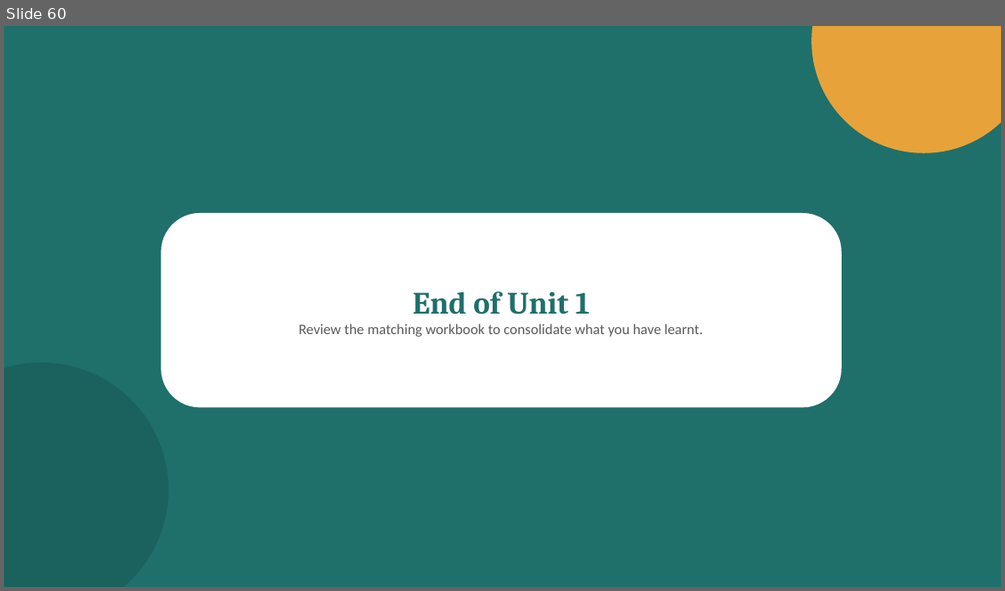
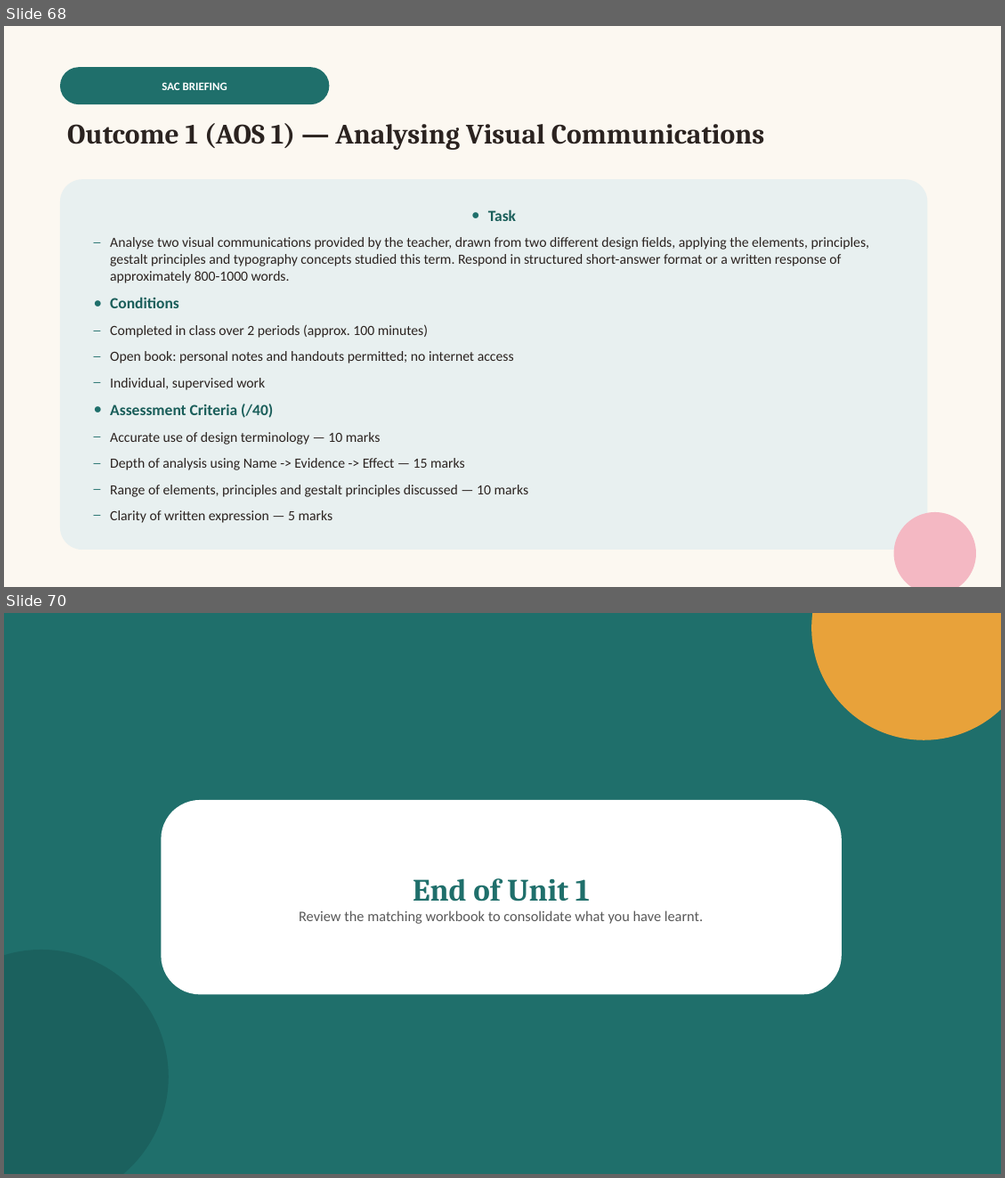
Before and after one commit to melodywyc0710/chuck, a slide deck: teaching-materials/vcd-vce/powerpoint/Unit1-Finding-Design-Solutions.pptx. Shown one above the other, each under a label of ours: slide 60 before the commit, slides 68 and 70 after it; the slides between them are not shown. The pictures are 1005x591 and 1005x1178 pixels, drawn with LibreOffice and Linux fonts; fonts in the diff are those of the drawing. Boxes give left, top, right and bottom in pixels: in the first picture for what was removed or moved away, otherwise in the second. Text is boxed around its words. In the diff, an @@ line names an element or a change of style, - is before the commit and + after.

```diff
--- a/teaching-materials/vcd-vce/powerpoint/Unit1-Finding-Design-Solutions.pptx
+++ b/teaching-materials/vcd-vce/powerpoint/Unit1-Finding-Design-Solutions.pptx
@@ slide 68 added at (4,26,1001,587), background #FCF8F1 @@
@@ rounded rectangle added at (60,67,329,104), fill #1F6F6B, 11 pt, text #FFFFFF, bold @@
+SAC BRIEFING
@@ text added at (67,123,764,150), 27 pt, text #2B2320, bold @@
+Outcome 1 (AOS 1) — Analysing Visual Communications
@@ rounded rectangle added at (60,179,928,549), fill #E8F0F0, 13.5 pt, text #2B2320 @@
+● Task
+– Analyse two visual communications provided by the teacher, drawn from two different design fields, applying the elements, principles, gestalt principles and typography concepts studied this term. Respond in structured short-answer format or a written response of approximately 800-1000 words.
+● Conditions
+– Completed in class over 2 periods (approx. 100 minutes)
+– Open book: personal notes and handouts permitted; no internet access
+– Individual, supervised work
+● Assessment Criteria (/40)
+– Accurate use of design terminology — 10 marks
+– Depth of analysis using Name -> Evidence -> Effect — 15 marks
+– Range of elements, principles and gestalt principles discussed — 10 marks
+– Clarity of written expression — 5 marks
@@ ellipse added at (894,512,976,587), fill #F4B8C3 @@
@@ what was slide 60 is now slide 70 @@
```
Also in this commit, not shown: 9 other slides added, 4 other files.
